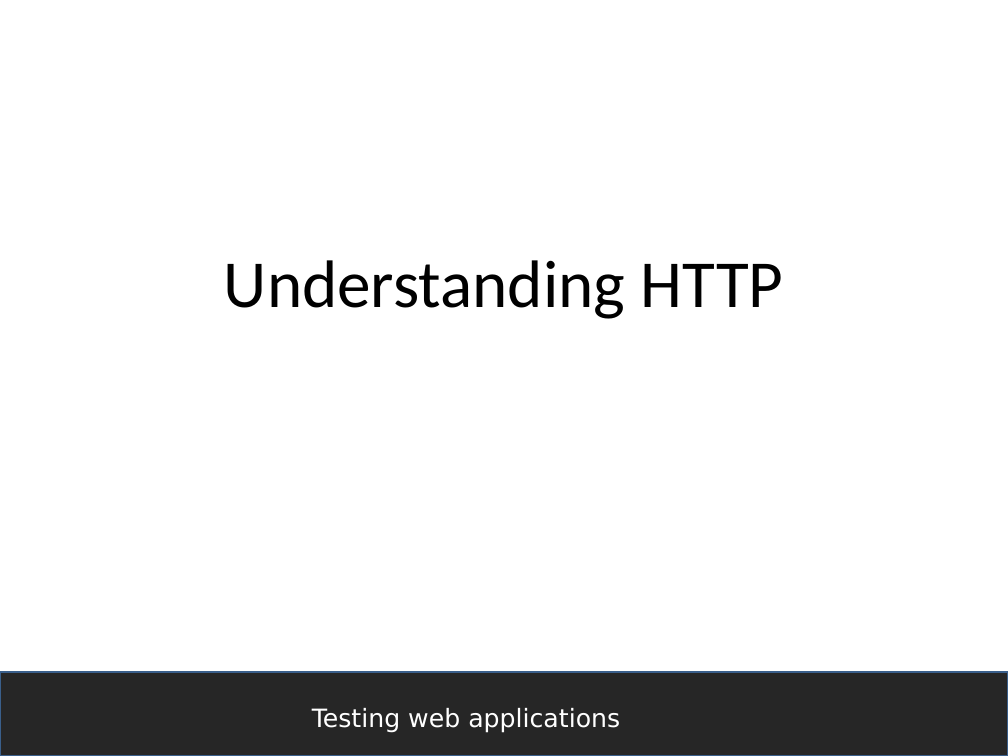
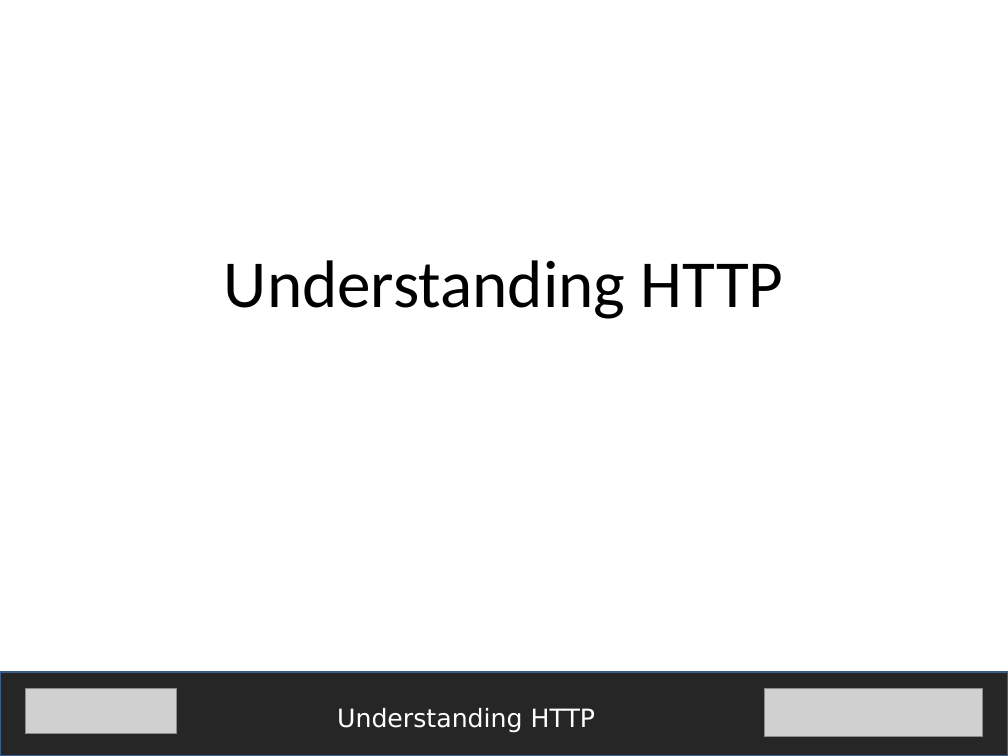
Before and after one commit to fijiaaron/testing-web-apps-and-services, a slide deck: slide 1 of presentations/Understanding HTTP.pptx. Drawn at 1008x756 pixels with LibreOffice and Linux fonts; fonts in the diff are those of the drawing; grey boxes stand for pictures. Boxes give left, top, right and bottom in pixels: in the first picture for what was removed or moved away, otherwise in the second. Text is boxed around its words. In the diff, an @@ line names an element or a change of style, - is before the commit and + after.

Commit message:
finished understanding web services presentation

```diff
--- a/presentations/Understanding HTTP.pptx
+++ b/presentations/Understanding HTTP.pptx
@@ picture added at [25,688,176,734] @@
@@ picture added at [764,688,983,736] @@
@@ text at [337,708,595,733]: text changed @@
-Testing web applications
+Understanding HTTP
```
Also in this commit, not shown: 21 slides added, 2 other files.
